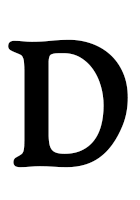
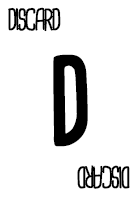
Layer changes from the first 140 x 200 image to the second:
added layer "discard copy" above "discard" over [77, 165, 130, 189]
added layer "discard" above "D" over [8, 7, 61, 32]
painted on "D" over [8, 39, 128, 168]
